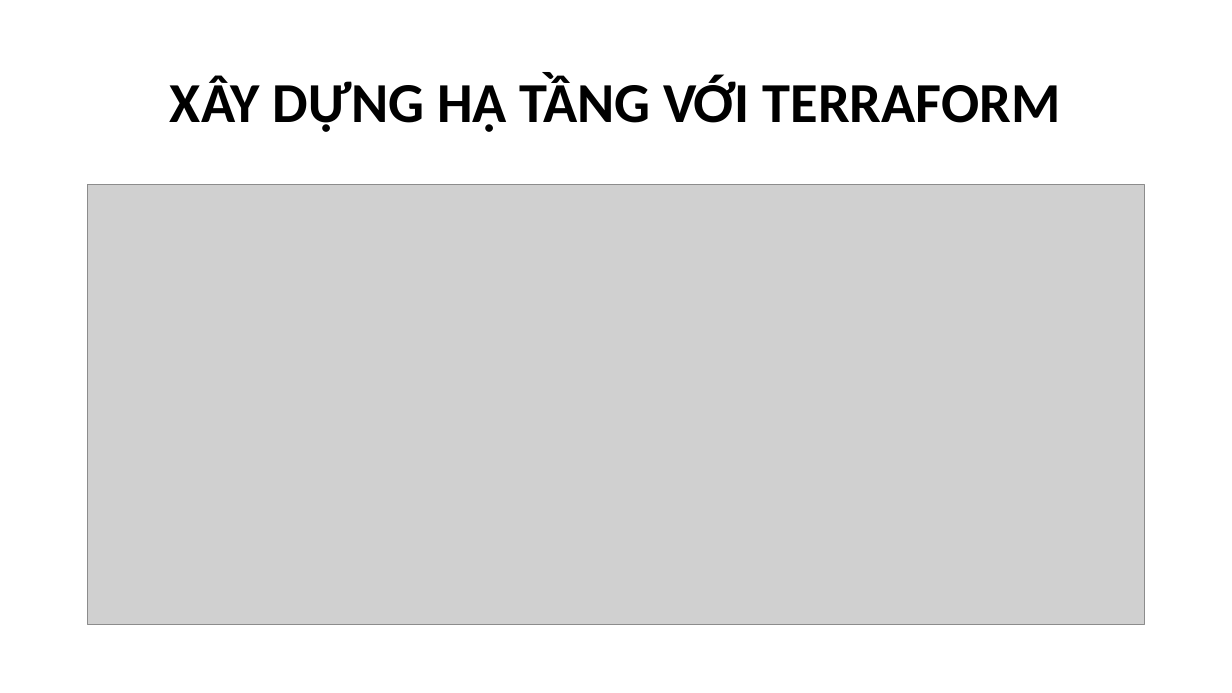
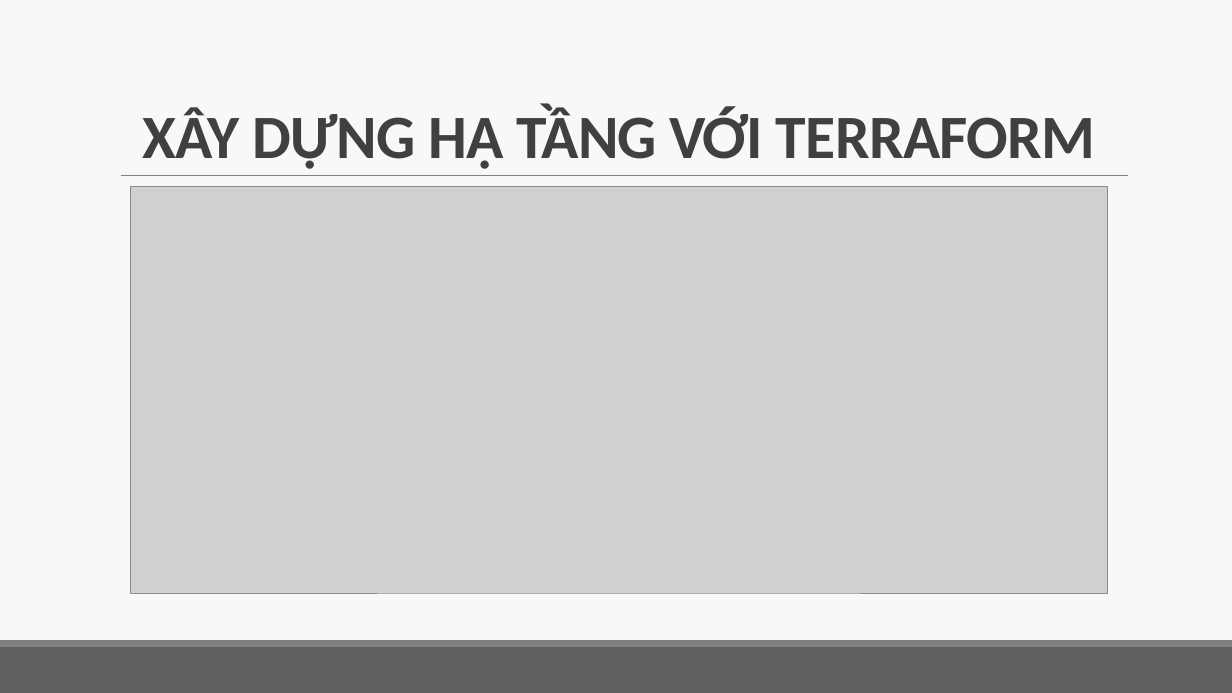
Before and after one commit to qly6/AuthApp, a slide deck: slide 8 of AuthApp.pptx. Drawn at 1232x693 pixels with LibreOffice and Linux fonts; fonts in the diff are those of the drawing; grey boxes stand for pictures. Boxes give left, top, right and bottom in pixels: in the first picture for what was removed or moved away, otherwise in the second. Text is boxed around its words. In the diff, an @@ line names an element or a change of style, - is before the commit and + after.

```diff
--- a/AuthApp.pptx
+++ b/AuthApp.pptx
@@ background #FFFFFF to #F8F8F8 @@
@@ title "XÂY DỰNG HẠ TẦNG VỚI ...": place and size @@
-title "XÂY DỰNG HẠ TẦNG VỚI ..." at bbox=[170, 74, 1061, 132]
+title "XÂY DỰNG HẠ TẦNG VỚI ..." at bbox=[142, 107, 1096, 169]
@@ title "XÂY DỰNG HẠ TẦNG VỚI ..." at bbox=[142, 107, 1096, 169]: size 44 to 48 pt, text colour #000000 to #404040, letter spacing 0 to -0.5 pt; line spacing 0.9 to 0.85; vertical alignment middle to bottom @@
@@ line added from (121, 176) to (1128, 176), #808080 0.5 pt @@
@@ picture: place and size @@
-picture at bbox=[88, 185, 1144, 625]
+picture at bbox=[131, 187, 1108, 593]
@@ rectangle added at bbox=[0, 647, 1232, 693], fill #606060 @@
@@ rectangle added at bbox=[0, 640, 1232, 647], fill #808080 @@
```
Also in this commit, not shown: 18 other slides changed, 2 slides added, 2 slides removed.
